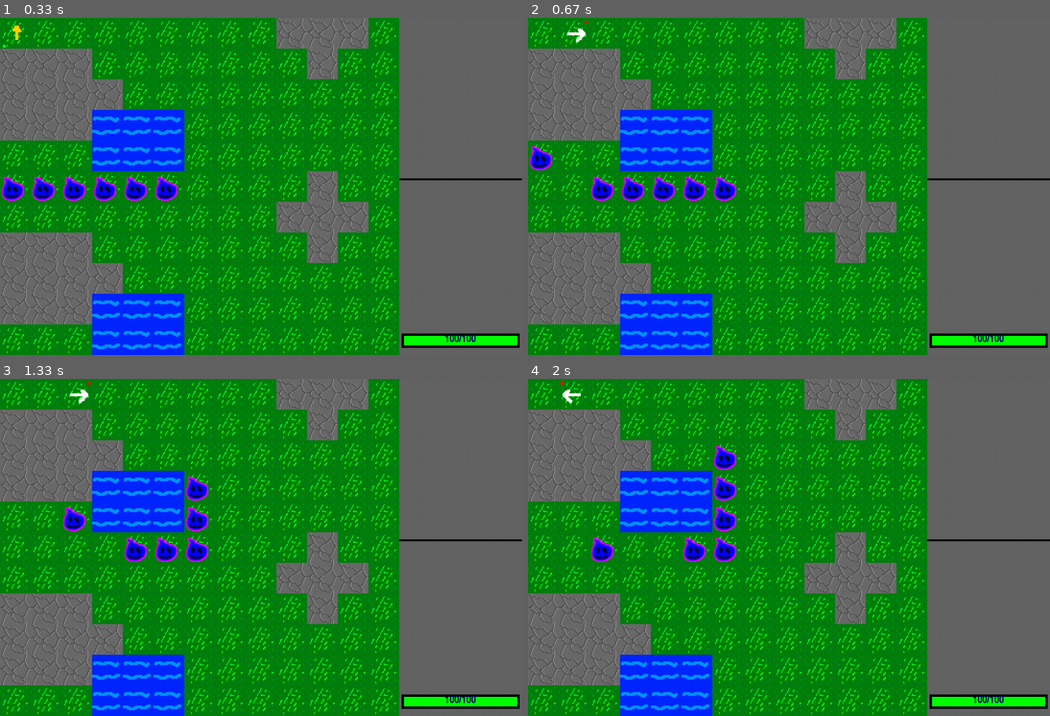
Above: before the commit, frames 1-4 (two rows, left to right).
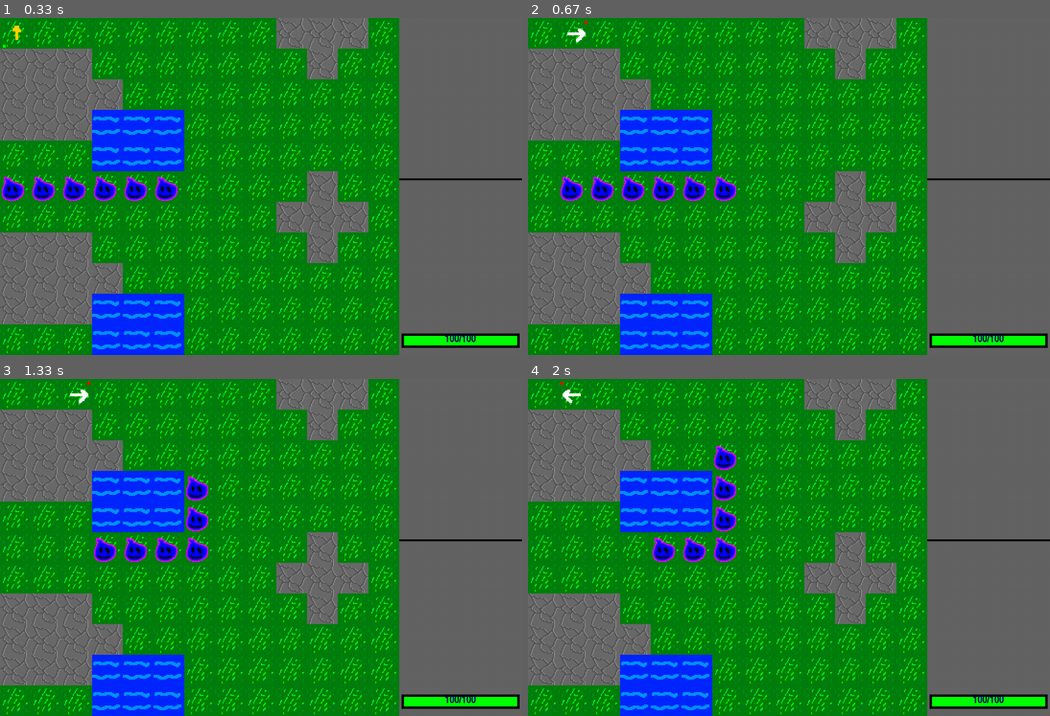
Above: after the commit, the same moments.

Repository: MaundyMoo/Coursework
Game: pygame game, started from Main.py
Two runs of this game, one before a commit and one after it. Both use one fixed random seed, a clock stepped at 60 frames per second and the inputs below.
Inputs:
- Up to frame 1 (0.33 s): no input
- Up to frame 2 (0.67 s): hold Right from 0.33 s (still down)
- Up to frame 3 (1.33 s): release Right at 0.8 s; hold Up 0.83-1.13 s; hold Right from 1.17 s (still down)
- Up to frame 4 (2 s): release Right at 1.63 s; hold Left from 1.67 s (still down)

Frame 1 is identical in both runs. In frame 2, 0.5% of the frame differs, in the area x 0-11%, y 37-55%; in frame 3, 0.5%, in the area x 12-23%, y 37-55%; in frame 4, 0.5%.

Commit message:
Enemy attacks

Diff:
--- a/Entities.py
+++ b/Entities.py
@@ -106,6 +106,10 @@
             self.currentHealth -= enemy.attack
             self.logger.logCombat(attacker = enemy, defender = self, damage = enemy.attack)
 
+    def attacked(self, enemy):
+        self.currentHealth -= enemy.attack
+        self.logger.logCombat(enemy, self, enemy.attack)
+
 class Enemy(Entity):
     def __init__(self, x, y, spritesheet, spriteSize, map, interval, animRow):
         super().__init__(x, y, spritesheet, spriteSize, interval)
@@ -128,9 +132,8 @@
                 positions.append(entity.getPosition())
             if not path[0] in positions:
                 self.y, self.x = path[0]
-
-    def combat(self, entity):
-        pass
+        else:
+            player.attacked(self)
 
     def die(self):
         self.isDead = True
--- a/Logger.py
+++ b/Logger.py
@@ -68,3 +68,7 @@
         msg = str(entity) + ' took ' + str(Damage) + ' damage.'
         pygMsg = self.Font.render(msg, True, (0, 0, 0))
         self.log.append(pygMsg)
+
+    def log(self, string: str):
+        pygMsg = self.Font.render(string, True, (0, 0, 0))
+        self.log.append(pygMsg)
--- a/Pathfinding.py
+++ b/Pathfinding.py
@@ -1,4 +1,3 @@
-import math
 from queue import PriorityQueue
 class Graph:
     def __init__(self, map: list):
@@ -54,10 +53,10 @@
                 break
 
             for next in self.edges[current]:
-                #No cost associated with tiles yet, to be implemented
+                # No cost associated with tiles yet, to be implemented
                 # later (so at the moment the function
                 # performs more like Dijkstra than proper a*)
-                new_cost = cost_so_far[current] + 0# self.map.getCost(current, next)
+                new_cost = cost_so_far[current] + self.getCost(current, next)
                 if next not in cost_so_far or new_cost < cost_so_far[next]:
                     cost_so_far[next] = new_cost
                     # f(x) = g(x) + h(x)
@@ -78,25 +77,4 @@
         return path
 
     def getCost(self, current, next):
-        return abs(current[0] - next[0]) + abs(current[1] + next[1])
-
-'''
-test = [['.', '.', '.'],
-        ['.', '.', '.'],
-        ['.', '.', '.'],
-        ['.', '.', '.']]
-
-testg = Graph(test)
-testg.generateGraph(test)
-for each in testg.edges:
-    print(each, ':', testg.edges[each])
-
-print("////////////")
-print(testg.edges[(0,0)])
-print("////////////")
-for next in testg.edges[(0,0)]:
-    print(next)
-print('-_'*100)
-x = testg.Astar((0,0), (3,2))
-print(x)
-'''
+        return abs(current[0] - next[0]) + abs(current[1] - next[1])
